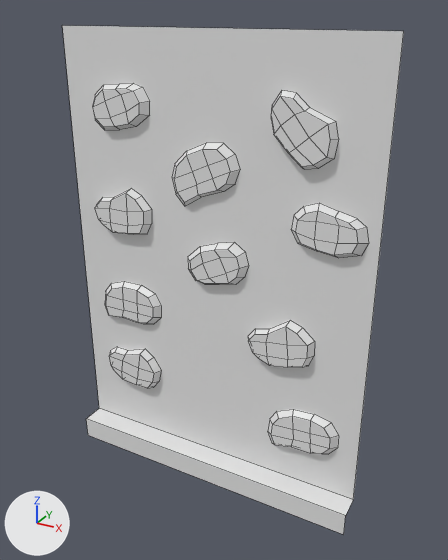
Two versions of the FBX model CloningDungeons/Assets/MarijnAssets/Nieuwe models/muur 1 balk onder.fbx, one commit apart.
Before and after are seen from a 50 mm camera at (1.74, -2.85, 2.95) aimed at (0.09, 0.14, 1.45). Lighting does not change. The marker at lower left points along +X, +Y and +Z. Mesh edges are drawn as thin lines. Where no turn or scale is listed for an object, it has been applied to the vertices.

Names of what the first picture shows: 'rechte muur geen balk muizenhol.002'.
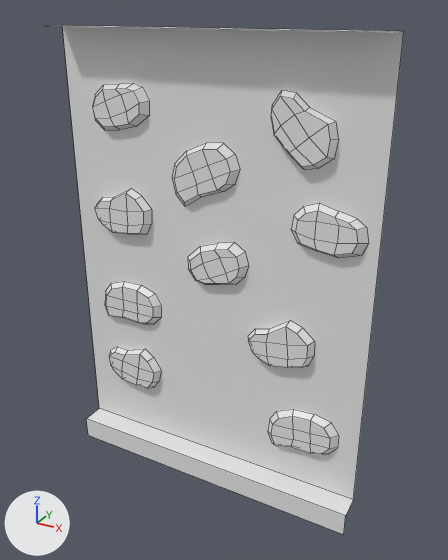
The change, as a list of edits to the scene's bpy script:
```text
Change me_plane_009:
    where me_plane_009.from_pydata(...)  # 288 vertices, 213 faces; spans x -1.0..1.0, y 0.0..0.15, z 0.0..2.85
    used by ob_rechte_muur_geen_balk_muizenhol_002; location = (0.0, 0.0, 0.0)
    verts and faces of me_plane_009; kept vertices keep their numbers, new ones are numbered from 288
    before: 2 (1.0, 0.15, 2.85) at pixel (403, 31), 3 (-1.0, 0.15, 2.85) at pixel (62, 25)
    me_plane_009 part 1
    add verts[288] = (1.0, 0.0, 2.85)
    add verts[289] = (-1.0, 0.0, 2.85)
    add faces += [(2, 288, 289, 3)]
```

What differs and where, as boxes [x1, y1, x2, y2] in the pictures (448 x 560 px):
'rechte muur geen balk muizenhol.002', reshaped: before [62, 25, 404, 535]; after [61, 25, 404, 535]
part 1 of me_plane_009, added: after [61, 25, 401, 32]
